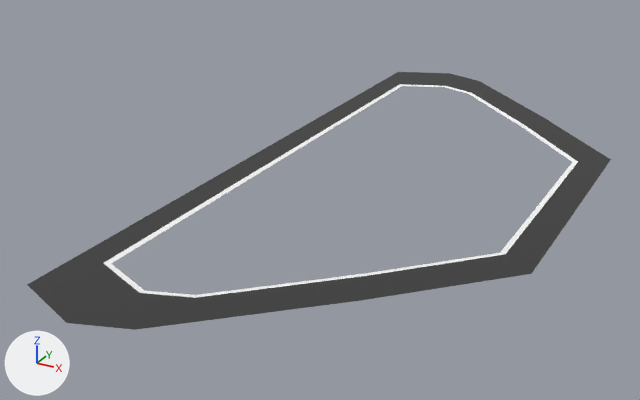
Two versions of the FBX model Assets/Models/Majestic/Raw_Models/Captains_Quarters/CaptainsQuarters_Floor.fbx, one commit apart.
Before and after are seen from a 50 mm lens placed at (141.4, -45.1, 43.7), pointed at (118.2, -3.0, 22.7). The lights are fixed; the arrows at lower left show +X, +Y and +Z. Where no turn or scale is listed for an object, it has been applied to the vertices.

Objects in the first picture: 'CaptainsQuarters_Floor'.
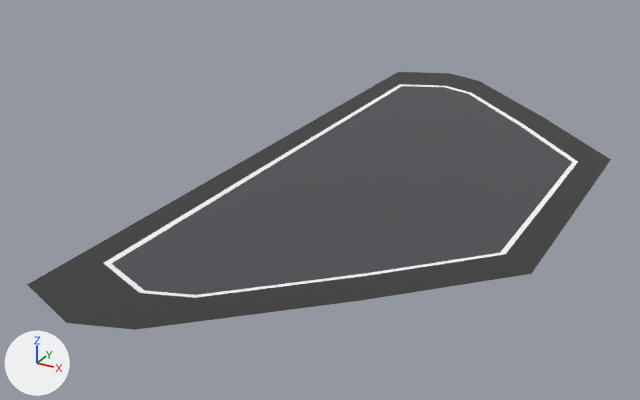
Where the newer file only moved an object's origin or applied its transform, the numbers keep the older frame.

What differs and where, as boxes [x1, y1, x2, y2] in the pictures (640 x 400 px):
part 1 of me_mesh, added: after [111, 86, 572, 295]

What changed in the scene script:
```text
Change me_mesh:
    used by ob_captainsquarters_floor; location = (0.0, 0.0, 0.0)
    remove me_mesh.from_pydata(...)  # 39 vertices, 52 faces; spans x 112.6..132.4, y -22.1..22.1, z 24.0
    add me_mesh.from_pydata(...)  # 42 vertices, 69 faces; spans x 112.6..132.4, y -22.1..22.1, z 24.0
    me_mesh part 1
    3 vertices are added at (117.6, 0.0, 24.0), (120.2, 0.0, 24.0), (126.0, 0.0, 24.0)
    17 new faces join them
```
